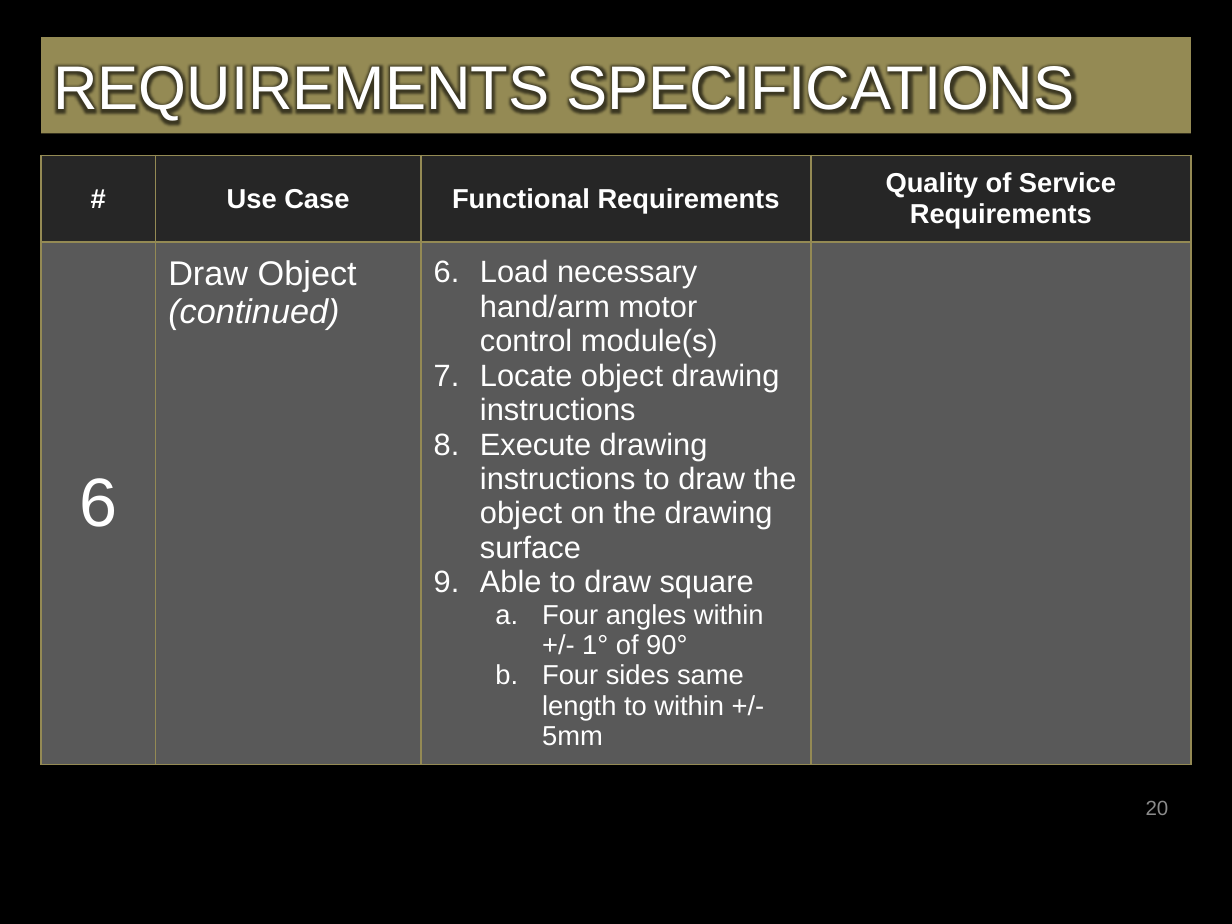
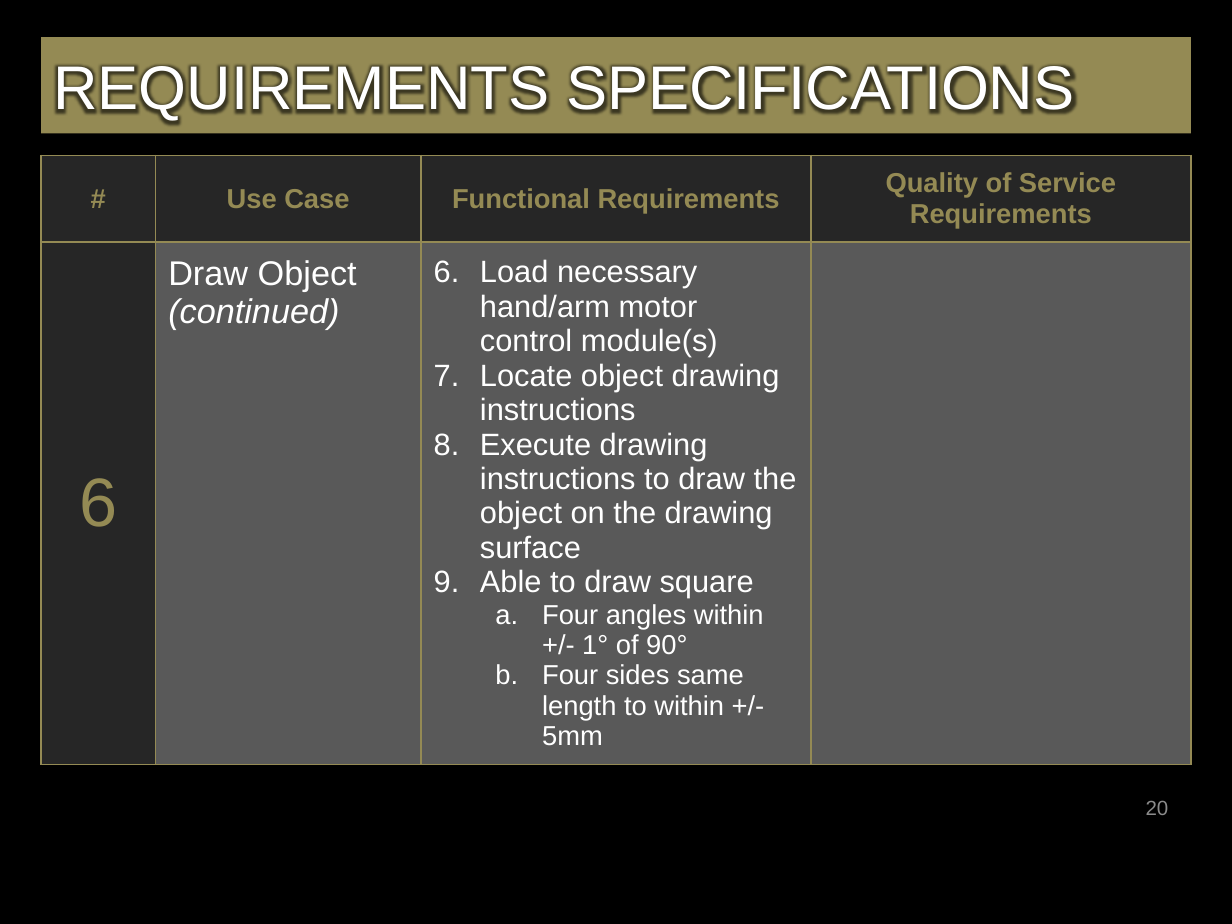
Before and after one commit to bg719/UCCS-Social-Robotics, a slide deck: slide 20 of docs/FinalSeminarPresentation.pptx. Drawn at 1232x924 pixels with LibreOffice and Linux fonts; fonts in the diff are those of the drawing; background and template pictures are left out. Boxes give left, top, right and bottom in pixels: in the first picture for what was removed or moved away, otherwise in the second. Text is boxed around its words. In the diff, an @@ line names an element or a change of style, - is before the commit and + after.

```diff
--- a/docs/FinalSeminarPresentation.pptx
+++ b/docs/FinalSeminarPresentation.pptx
@@ table at [41,155,1190,806] @@
@@ fill #595959 to #262626 in row 2, column 1 @@
@@ text colour #FFFFFF to #948A54 in "#", "Use Case", "Functional Requirements", "Quality of Service Requirements" and 1 more places @@
```
Also in this commit, not shown: 20 other slides changed.
